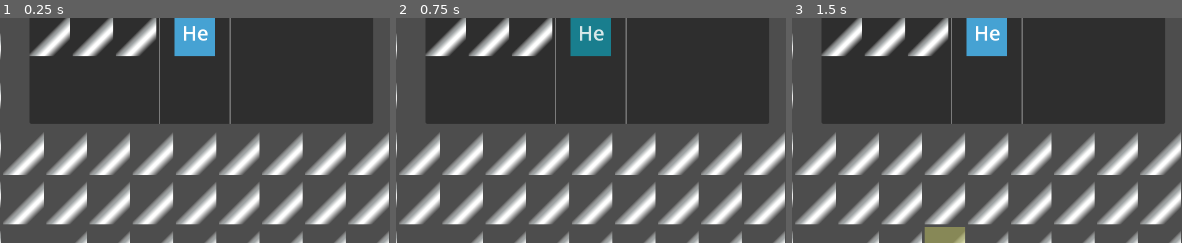
Above: before the commit, frames 1-3 (left to right).
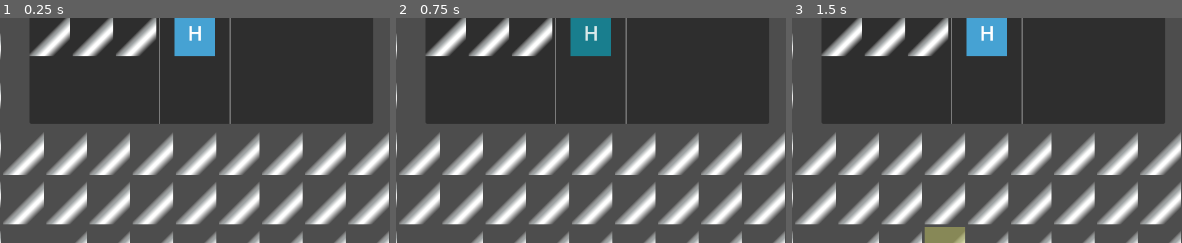
Above: after the commit, the same moments.

Repository: nicemicro/periodic-quiz
Game: Godot game, scene res://p_table/match_game.tscn
Same seed, same stepped clock (60 frames per second), same inputs: the game is played once before the commit and once after it. This scene is started directly instead of the project's main scene.
Inputs (mouse positions are % of the whole screen's width and height, from its top left):
- Up to frame 1 (0.25 s): no input
- Up to frame 2 (0.75 s): tap Enter at 0.5 s; move the mouse to (36, 12) at 0.52 s; click (36, 12) at 0.67 s
- Up to frame 3 (1.5 s): tap Space at 1.25 s; move the mouse to (31, 55) at 1.27 s; click (31, 55) at 1.42 s
The pictures show only the part of the screen within x 11-61%, y 8-58%; the shares and areas given below are measured in that part.

The runs differ from the first frame. In frame 1, 0.2% of the frame differs, in the area x 47-54%, y 3-11%; in frame 2, 0.2%; in frame 3, 0.2%.
Error before the commit: Invalid call. Nonexistent function 'addElement' in base 'Nil'. (res://p_table/p_table.gd:44)

Commit message:
Handling an element list to add new elements to the table

Diff:
--- /dev/null
+++ b/src/p_table/all_elements.gd
@@ -0,0 +1,19 @@
+extends GridContainer
+
+var elementList: Dictionary = {}
+
+func _ready():
+	randomize()
+	var counter: int = 0
+	for childNode in get_children():
+		elementList[counter] = childNode
+		childNode.setLoc(counter)
+		counter += 1
+
+func giveRandomElement() -> Control:
+	var chosenNum: int = randi() % len(elementList)
+	var chosenInd: int = elementList.keys()[chosenNum]
+	var chosenEl: Control = elementList[chosenInd]
+	elementList.erase(chosenInd)
+	remove_child(chosenEl)
+	return chosenEl
--- /dev/null
+++ b/src/p_table/all_elements.tscn
@@ -0,0 +1,54 @@
+[gd_scene load_steps=3 format=3 uid="uid://demxfooudcg4y"]
+
+[ext_resource type="Script" path="res://p_table/all_elements.gd" id="1_34n8i"]
+[ext_resource type="PackedScene" uid="uid://c4o2xmg1nph1u" path="res://p_table/element.tscn" id="1_rggk7"]
+
+[node name="AllElements" type="GridContainer"]
+anchors_preset = 15
+anchor_right = 1.0
+anchor_bottom = 1.0
+grow_horizontal = 2
+grow_vertical = 2
+size_flags_horizontal = 3
+size_flags_vertical = 3
+columns = 18
+script = ExtResource("1_34n8i")
+
+[node name="H" parent="." instance=ExtResource("1_rggk7")]
+layout_mode = 2
+_symbol = "H"
+
+[node name="He" parent="." instance=ExtResource("1_rggk7")]
+layout_mode = 2
+
+[node name="Li" parent="." instance=ExtResource("1_rggk7")]
+layout_mode = 2
+_symbol = "Li"
+
+[node name="Be" parent="." instance=ExtResource("1_rggk7")]
+layout_mode = 2
+_symbol = "Be"
+
+[node name="B" parent="." instance=ExtResource("1_rggk7")]
+layout_mode = 2
+_symbol = "B"
+
+[node name="C" parent="." instance=ExtResource("1_rggk7")]
+layout_mode = 2
+_symbol = "C"
+
+[node name="N" parent="." instance=ExtResource("1_rggk7")]
+layout_mode = 2
+_symbol = "N"
+
+[node name="O" parent="." instance=ExtResource("1_rggk7")]
+layout_mode = 2
+_symbol = "O"
+
+[node name="F" parent="." instance=ExtResource("1_rggk7")]
+layout_mode = 2
+_symbol = "F"
+
+[node name="Ne" parent="." instance=ExtResource("1_rggk7")]
+layout_mode = 2
+_symbol = "Ne"
--- a/src/p_table/element.gd
+++ b/src/p_table/element.gd
@@ -1,6 +1,8 @@
 extends CenterContainer
 
-@export var symbol: String
+@export var _symbol: String = "He"
+
+var _elementLoc: int = -1
 
 @onready var symbolLabel: Label = $Panel/Label
 @onready var mouseGhost: Sprite2D = $MouseMover
@@ -12,8 +14,12 @@
 signal dropped
 
 func _ready():
-	symbolLabel.text = symbol
-	ghostLabel.text = symbol
+	symbolLabel.text = _symbol
+	ghostLabel.text = _symbol
+
+func setLoc(elementLoc):
+	assert(_elementLoc == -1, "Shouldn't set element location again once set")
+	_elementLoc = elementLoc
 
 func _on_gui_input(event):
 	if event is InputEventMouseButton:
--- a/src/p_table/match_game.gd
+++ b/src/p_table/match_game.gd
@@ -2,27 +2,29 @@
 
 @onready var spawningPlace: CenterContainer = $GamePanel/Columns/Spawn/ElementPlace
 @onready var pTable = $PTable
+@onready var allElements = $AllElements
 @onready var storagePoints = $GamePanel/Columns/Storage/StoragePoints
 var activeStorage: CenterContainer = null
 
 func _ready():
-	addElement("He")
+	addElement()
 	for storage in storagePoints.get_children():
 		storage.activate.connect(storageActivated.bind(storage))
 		storage.deactivate.connect(storageDeactivated.bind(storage))
 
-func addElement(symbol: String):
-	var elementScene: PackedScene = load("res://p_table/element.tscn")
-	var elementNode = elementScene.instantiate()
-	elementNode.symbol = symbol
+func addElement():
+	var elementNode: Control = allElements.giveRandomElement()
 	elementNode.dropped.connect(elementDropped.bind(elementNode))
 	spawningPlace.add_child(elementNode)
 
 func elementDropped(elementNode):
 	if activeStorage == null:
-		pTable.elementDropped(elementNode)
-		return
-	activeStorage.addElement(elementNode)
+		var result: bool = pTable.elementDropped(elementNode)
+		if not result:
+			return
+	else:
+		activeStorage.addElement(elementNode)
+	addElement()
 
 func storageActivated(storageNode):
 	activeStorage = storageNode
--- a/src/p_table/match_game.tscn
+++ b/src/p_table/match_game.tscn
@@ -1,7 +1,8 @@
-[gd_scene load_steps=4 format=3 uid="uid://b7lil0i2q12bx"]
+[gd_scene load_steps=5 format=3 uid="uid://b7lil0i2q12bx"]
 
 [ext_resource type="Script" path="res://p_table/match_game.gd" id="1_hmqyt"]
 [ext_resource type="PackedScene" uid="uid://cqj7e87qg21iy" path="res://p_table/p_table.tscn" id="1_tn1os"]
+[ext_resource type="PackedScene" uid="uid://demxfooudcg4y" path="res://p_table/all_elements.tscn" id="2_02f2v"]
 [ext_resource type="PackedScene" uid="uid://d457mukcsa8n" path="res://p_table/element_place.tscn" id="2_y80xu"]
 
 [node name="MatchGame" type="Control"]
@@ -16,6 +17,19 @@
 size_flags_horizontal = 3
 size_flags_vertical = 3
 script = ExtResource("1_hmqyt")
+
+[node name="AllElements" parent="." instance=ExtResource("2_02f2v")]
+visible = false
+layout_mode = 0
+anchors_preset = 0
+anchor_right = 0.0
+anchor_bottom = 0.0
+offset_left = -343.0
+offset_top = -37.5
+offset_right = 343.0
+offset_bottom = 37.5
+grow_horizontal = 1
+grow_vertical = 1
 
 [node name="PTable" parent="." instance=ExtResource("1_tn1os")]
 layout_mode = 0
--- a/src/p_table/p_table.gd
+++ b/src/p_table/p_table.gd
@@ -40,8 +40,11 @@
 				col_num += 1
 			el_now = not el_now
 
-func  elementDropped(elementNode):
+func  elementDropped(elementNode) -> bool:
+	if activeStorage == null:
+		return false
 	activeStorage.addElement(elementNode)
+	return true
 
 func storageActivated(storageNode):
 	activeStorage = storageNode
